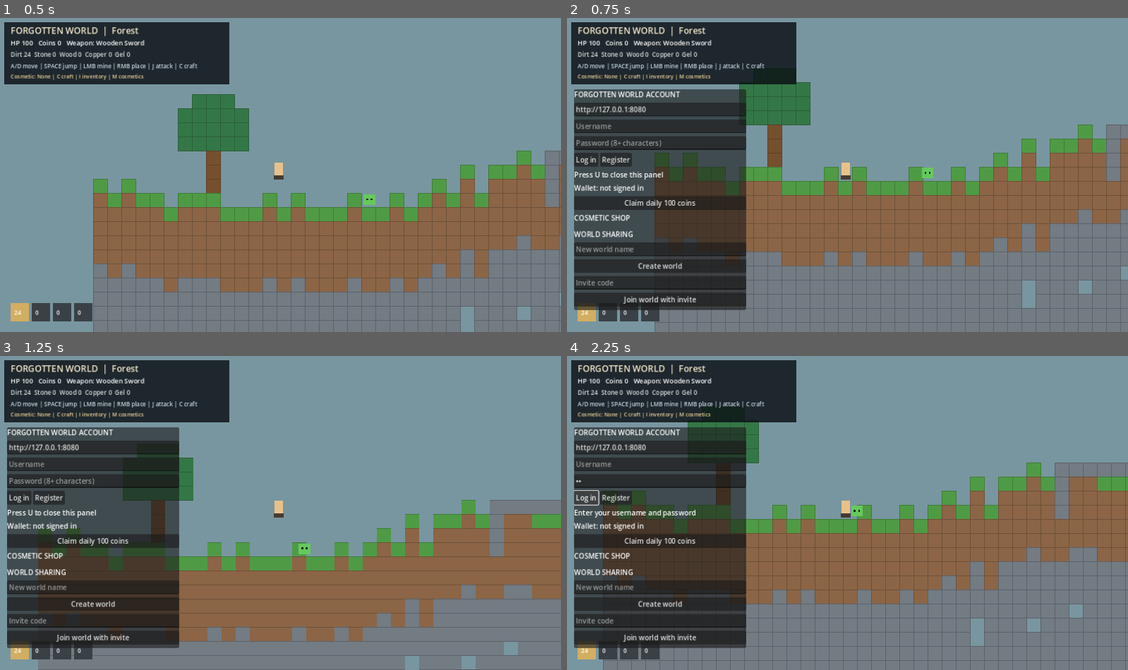
Above: before the commit, frames 1-4 (two rows, left to right).
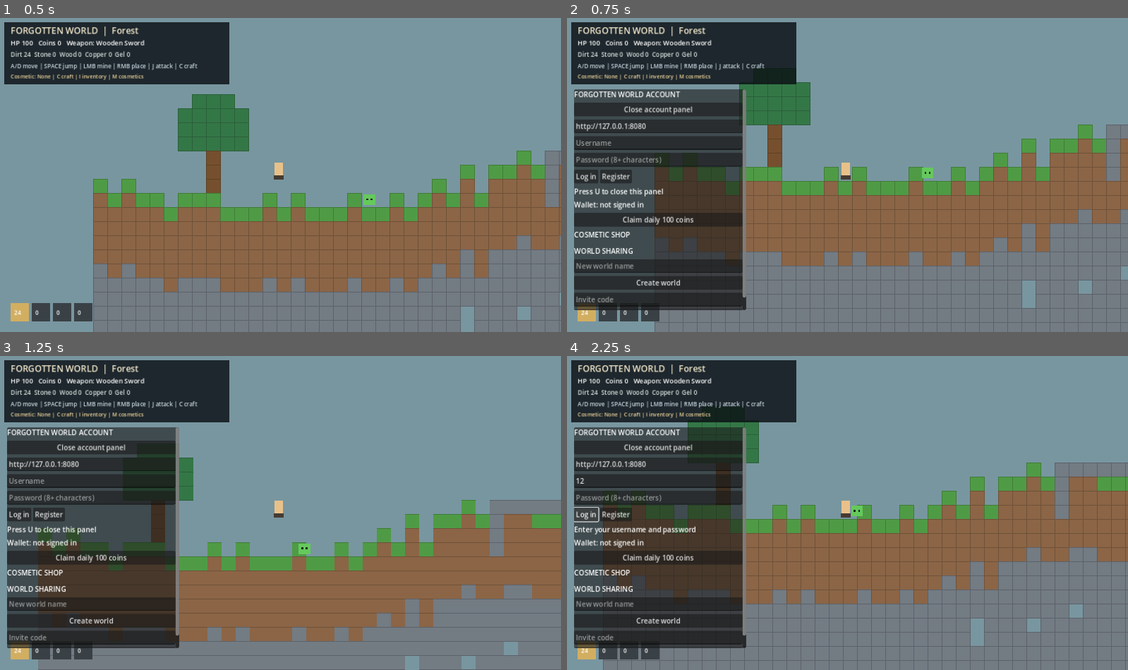
Above: after the commit, the same moments.

Repository: Jayden1337-10/Game
Game: Godot game, scene res://scenes/main.tscn
Same seed, same stepped clock (60 frames per second), same inputs: the game is played once before the commit and once after it.
Inputs (mouse positions are in pixels of both pictures, inside the frame that each line leads up to):
- Up to frame 1 (0.5 s): no input
- Up to frame 2 (0.75 s): tap Enter at 0.5 s; move the mouse to (970, 156) at 0.52 s; hold Right (ui_right) from 0.53 s (still down); tap U at 0.6 s; click (970, 156) at 0.67 s
- Up to frame 3 (1.25 s): keep holding Right (ui_right); tap Space at 0.77 s
- Up to frame 4 (2.25 s): release Right (ui_right) at 1.25 s; click (662, 481) at 1.27 s; type "12" at 1.35 s; click "Log in" at 2 s

Frame 1 is identical in both runs. In frame 2, 6.9% of the frame differs, in the area x 1-32%, y 22-94%; in frame 3, 6.7%; in frame 4, 6.8%.

Commit message:
Add visible close control to account panel

Diff:
--- a/game/scripts/account_ui.gd
+++ b/game/scripts/account_ui.gd
@@ -60,6 +60,10 @@
     var heading := Label.new()
     heading.text = "FORGOTTEN WORLD ACCOUNT"
     outer.add_child(heading)
+    var close_button := Button.new()
+    close_button.text = "Close account panel"
+    close_button.pressed.connect(func(): panel.visible = false)
+    outer.add_child(close_button)
 
     server_input = LineEdit.new()
     server_input.placeholder_text = "API URL (https://your-wispbyte-host)"
